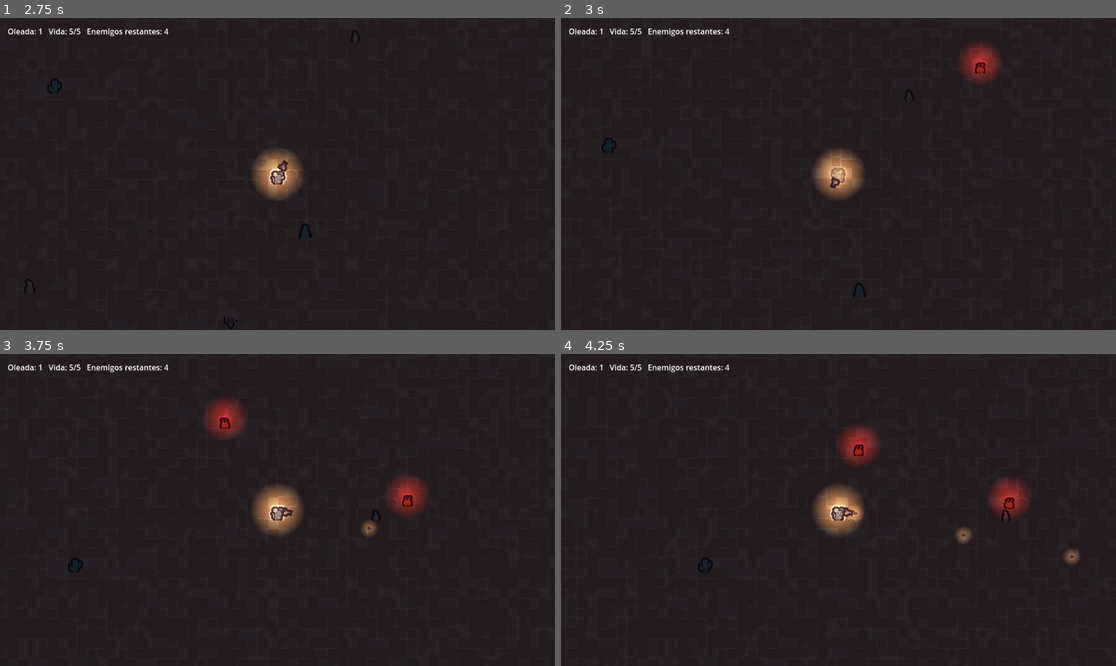
Above: before the commit, frames 1-4 (two rows, left to right).
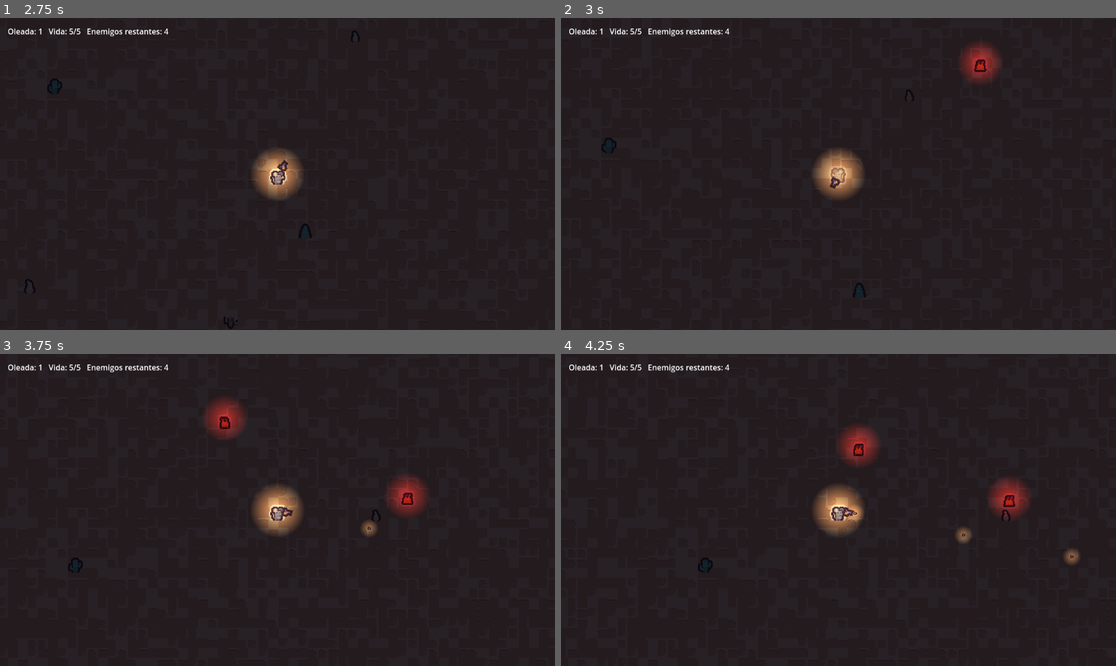
Above: after the commit, the same moments.

Repository: ksanch3x/Justiciero
Game: Godot game, scene res://scenes/Main.tscn
Two runs of this game, one before a commit and one after it. Both use one fixed random seed, a clock stepped at 60 frames per second and the inputs below.
Inputs (mouse positions are in pixels of both pictures, inside the frame that each line leads up to):
- Up to frame 1 (2.75 s): tap Enter at 0.5 s; move the mouse to (399, 158) at 0.52 s; hold D (move_right) 0.53-1.28 s; tap Space (dash) at 0.6 s; move the mouse to (166, 189) at 1.27 s; hold S (move_down) 1.28-2.03 s; click (166, 189) at 1.35 s; move the mouse to (333, 105) at 2.02 s; hold D (move_right) from 2.03 s (still down); tap R at 2.1 s
- Up to frame 2 (3 s): move the mouse to (810, 236) at 2.77 s; release D (move_right) at 2.78 s; hold W (move_up) from 2.78 s (still down); tap Space (dash) at 2.85 s
- Up to frame 3 (3.75 s): move the mouse to (444, 556) at 3.52 s; release W (move_up) at 3.53 s; press the mouse at (444, 556) at 3.53 s; hold A (move_left) from 3.53 s (still down)
- Up to frame 4 (4.25 s): keep holding A (move_left)

Frame 1 is identical in both runs. In frame 2, less than 0.1% of the frame differs, in the area x 74-77%, y 13-18%; in frame 3, less than 0.1%, in the area x 39-75%, y 20-49%; in frame 4, less than 0.1%.

Commit message:
Fix static enemy animation: explicitly call play('walk') in _ready() instead of relying on the serialized 'playing' property

Diff:
--- a/prototypes/combat-topdown/scripts/Enemy.gd
+++ b/prototypes/combat-topdown/scripts/Enemy.gd
@@ -18,6 +18,7 @@
 	health = max_health
 	add_to_group("enemy")
 	_player = get_tree().get_first_node_in_group("player")
+	_anim.play("walk")
 
 func _physics_process(delta: float) -> void:
 	if not is_instance_valid(_player):
--- a/prototypes/combat-topdown/scripts/Spitter.gd
+++ b/prototypes/combat-topdown/scripts/Spitter.gd
@@ -32,6 +32,7 @@
 	health = max_health
 	add_to_group("enemy")
 	_player = get_tree().get_first_node_in_group("player")
+	_anim.play("walk")
 
 func _physics_process(delta: float) -> void:
 	if not is_instance_valid(_player):
